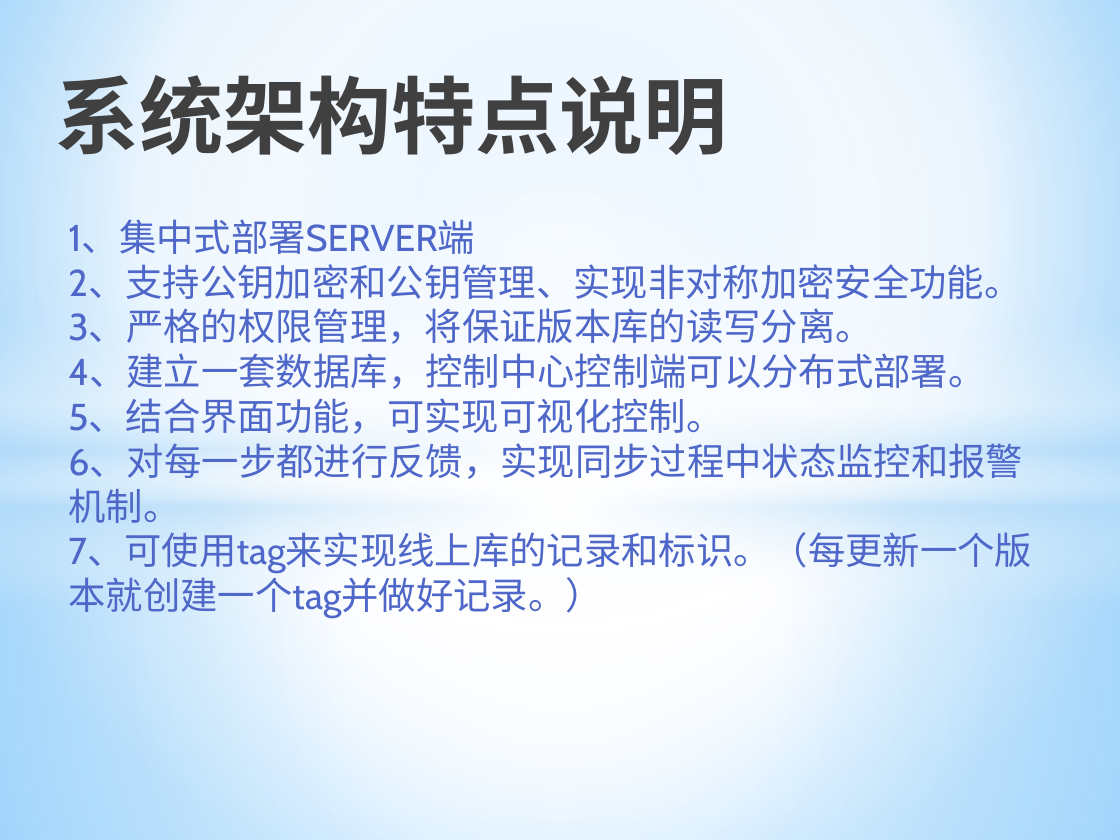
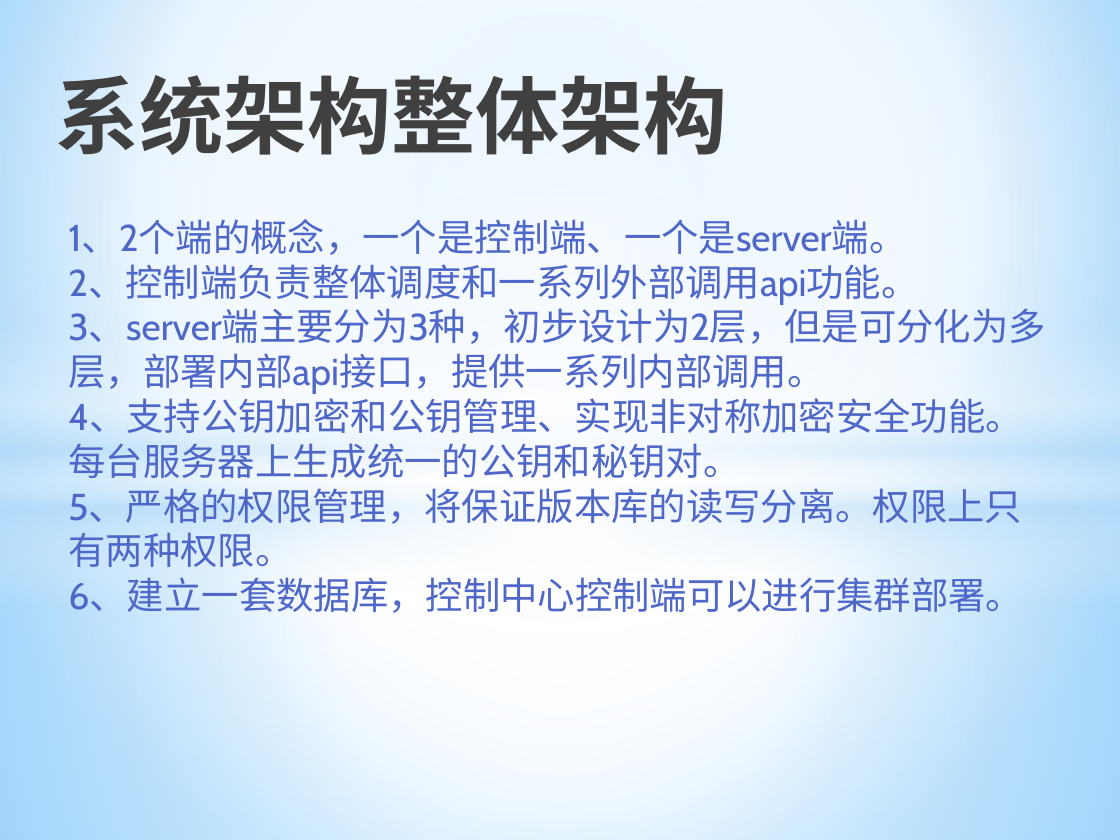
Before and after one commit to allragedbody/clasenbee, a slide deck: slide 3 of docs/Git集群配置方案.pptx (slide 2 before the commit). Drawn at 1120x840 pixels with LibreOffice and Linux fonts; fonts in the diff are those of the drawing. Boxes give left, top, right and bottom in pixels: in the first picture for what was removed or moved away, otherwise in the second. Text is boxed around its words. In the diff, an @@ line names an element or a change of style, - is before the commit and + after.

Commit message:
"11"

```diff
--- a/docs/Git集群配置方案.pptx
+++ b/docs/Git集群配置方案.pptx
@@ title at bbox=[56, 75, 728, 155]: text changed @@
-系统架构特点说明
+系统架构整体架构
@@ text at bbox=[68, 219, 1045, 613]: text changed @@
-1、集中式部署SERVER端
-2、支持公钥加密和公钥管理、实现非对称加密安全功能。
-3、严格的权限管理，将保证版本库的读写分离。
-4、建立一套数据库，控制中心控制端可以分布式部署。
-5、结合界面功能，可实现可视化控制。
-6、对每一步都进行反馈，实现同步过程中状态监控和报警机制。
-7、可使用tag来实现线上库的记录和标识。（每更新一个版本就创建一个tag并做好记录。）
+1、2个端的概念，一个是控制端、一个是server端。
+2、控制端负责整体调度和一系列外部调用api功能。
+3、server端主要分为3种，初步设计为2层，但是可分化为多层，部署内部api接口，提供一系列内部调用。
+4、支持公钥加密和公钥管理、实现非对称加密安全功能。每台服务器上生成统一的公钥和秘钥对。
+5、严格的权限管理，将保证版本库的读写分离。权限上只有两种权限。
+6、建立一套数据库，控制中心控制端可以进行集群部署。
```
Also in this commit, not shown: 3 other slides changed, 8 slides added, 7 slides removed.
